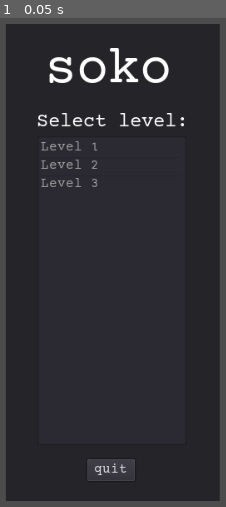
Above: before the commit, frame 1.
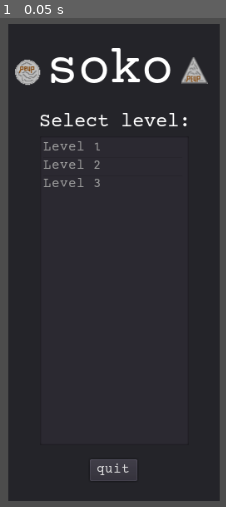
Above: after the commit, the same moment.

Repository: yusufmte/soko
Game: Godot game, scene res://Main.tscn
Two runs of this game, one before a commit and one after it. Both use one fixed random seed, a clock stepped at 60 frames per second and the inputs below.
Inputs:
- Up to frame 1 (0.05 s): no input

The runs differ from the first frame. In frame 1, 4.5% of the frame differs, in the area x 2-93%, y 1-99%.

Commit message:
added little beulds to menu screen

Diff:
--- a/Main.tscn
+++ b/Main.tscn
@@ -1,14 +1,16 @@
-[gd_scene load_steps=21 format=2]
+[gd_scene load_steps=23 format=2]
 
 [ext_resource path="res://Main.gd" type="Script" id=1]
 [ext_resource path="res://resources/fonts/Mechanical.otf" type="DynamicFontData" id=2]
-[ext_resource path="res://resources/art/arrowkeys.png" type="Texture" id=3]
-[ext_resource path="res://resources/sounds/victory.wav" type="AudioStream" id=4]
-[ext_resource path="res://resources/sounds/defeat.wav" type="AudioStream" id=5]
-[ext_resource path="res://resources/sounds/you_peuped.wav" type="AudioStream" id=6]
-[ext_resource path="res://resources/sounds/walk.wav" type="AudioStream" id=7]
-[ext_resource path="res://resources/sounds/push.wav" type="AudioStream" id=8]
-[ext_resource path="res://resources/sounds/knock.wav" type="AudioStream" id=9]
+[ext_resource path="res://resources/art/boulder_anims/circle.png" type="Texture" id=3]
+[ext_resource path="res://resources/art/boulder_anims/triangle.png" type="Texture" id=4]
+[ext_resource path="res://resources/art/arrowkeys.png" type="Texture" id=5]
+[ext_resource path="res://resources/sounds/victory.wav" type="AudioStream" id=6]
+[ext_resource path="res://resources/sounds/defeat.wav" type="AudioStream" id=7]
+[ext_resource path="res://resources/sounds/you_peuped.wav" type="AudioStream" id=8]
+[ext_resource path="res://resources/sounds/walk.wav" type="AudioStream" id=9]
+[ext_resource path="res://resources/sounds/push.wav" type="AudioStream" id=10]
+[ext_resource path="res://resources/sounds/knock.wav" type="AudioStream" id=11]
 
 [sub_resource type="DynamicFont" id=1]
 size = 64
@@ -49,7 +51,7 @@
 script = ExtResource( 1 )
 
 [node name="Menu" type="Panel" parent="."]
-margin_left = 347.0
+margin_left = 350.0
 margin_top = 96.0
 margin_right = 604.0
 margin_bottom = 669.0
@@ -87,6 +89,14 @@
 custom_fonts/font = SubResource( 4 )
 text = "quit"
 
+[node name="CBoulder" type="Sprite" parent="Menu"]
+position = Vector2( 23.2624, 58.1561 )
+texture = ExtResource( 3 )
+
+[node name="TBoulder" type="Sprite" parent="Menu"]
+position = Vector2( 223.578, 55.5714 )
+texture = ExtResource( 4 )
+
 [node name="HUD" type="Panel" parent="."]
 visible = false
 anchor_left = 1.0
Not shown: 2 places in Main.tscn that only renumber resources
